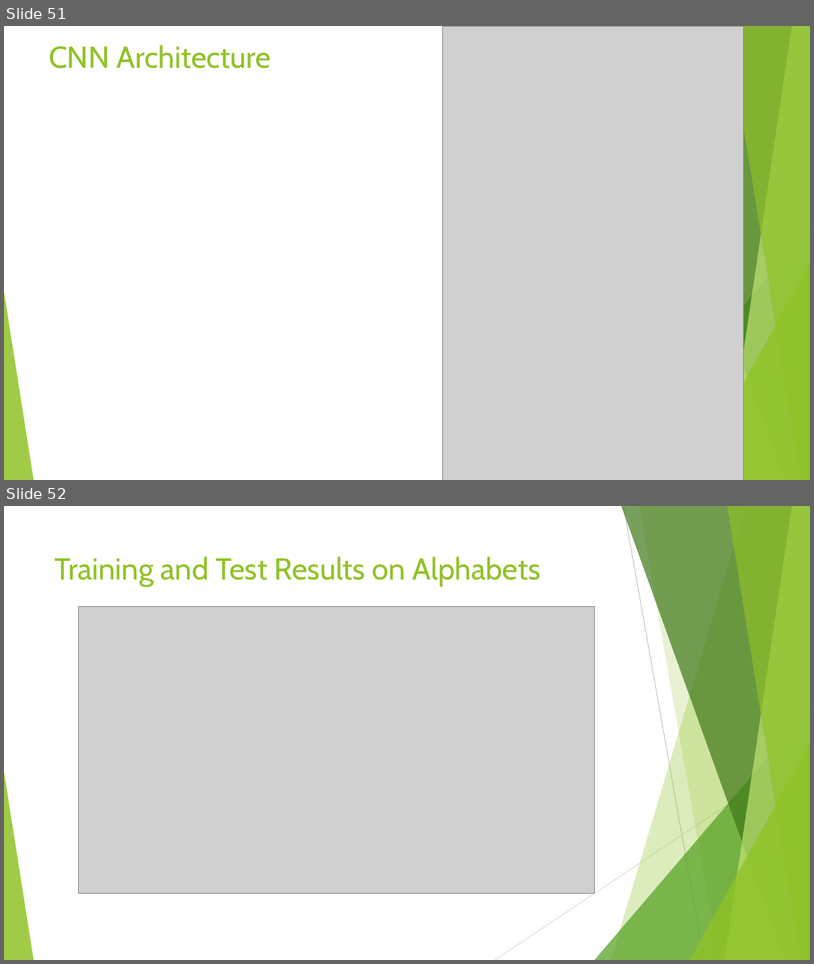
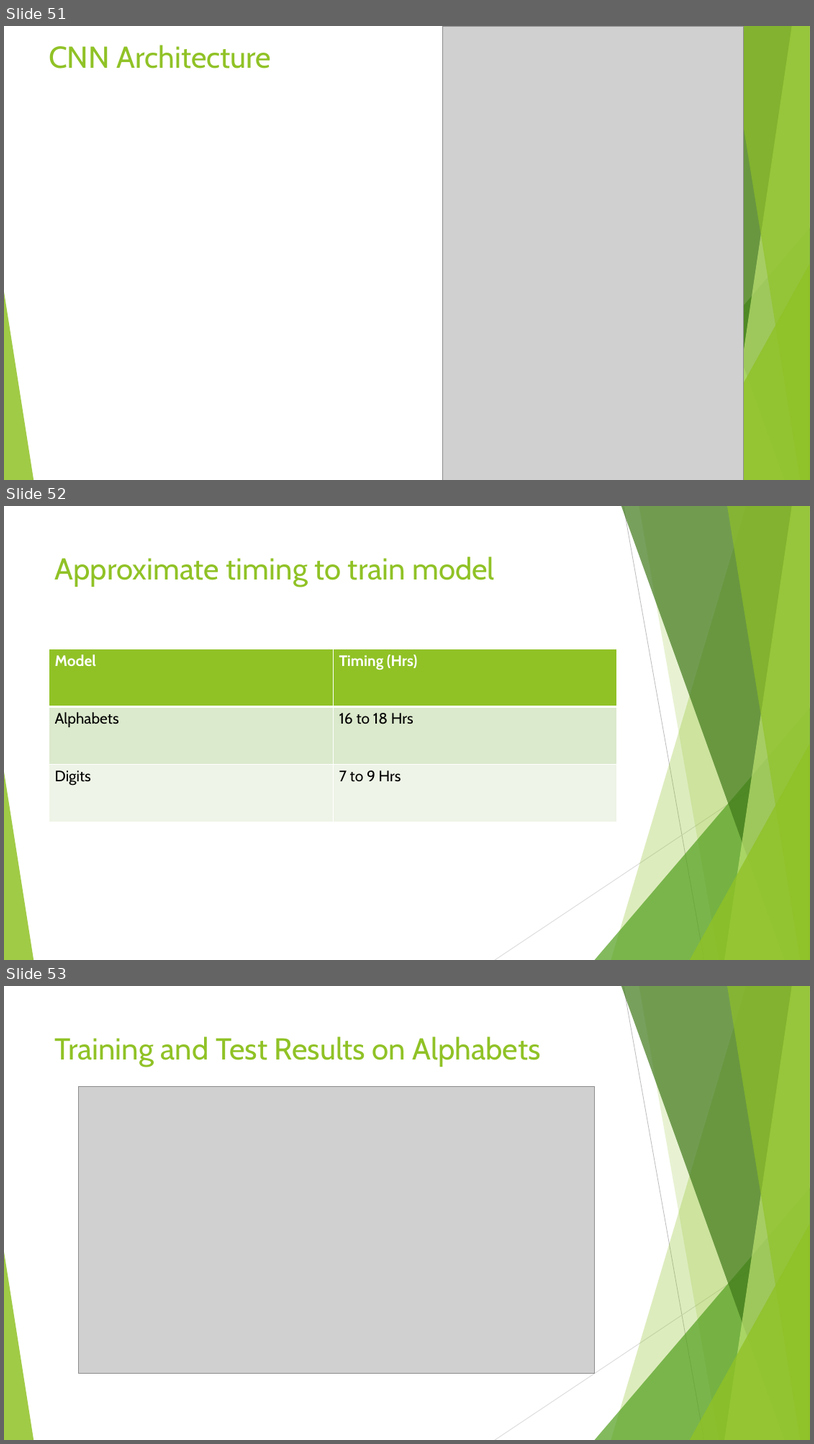
Before and after one commit to sandipgoswami/Mythesis, a slide deck: Sign language/Defence PPT/Sandip-thesis.pptx. Shown one above the other, each under a label of ours: slides 51 and 52 before the commit, slides 51, 52 and 53 after it. The pictures are 814x964 and 814x1444 pixels, drawn with LibreOffice and Linux fonts; fonts in the diff are those of the drawing; grey boxes stand for pictures. Boxes give left, top, right and bottom in pixels: in the first picture for what was removed or moved away, otherwise in the second. Text is boxed around its words. In the diff, an @@ line names an element or a change of style, - is before the commit and + after.

```diff
--- a/Sign language/Defence PPT/Sandip-thesis.pptx
+++ b/Sign language/Defence PPT/Sandip-thesis.pptx
@@ slide 52 added at [4, 506, 810, 960], background #FFFFFF; not listed: 10 template elements that a slide beside it also shows @@
@@ title added at [55, 556, 495, 587], 36 pt, text #90C226 @@
+Approximate timing to train model
@@ table added at [49, 649, 617, 822], 3 rows, 2 columns @@
+Model | Timing (Hrs)
+Alphabets | 16 to 18 Hrs
+Digits | 7 to 9 Hrs
@@ what was slide 52 is now slide 53 @@
```
Also in this commit, not shown: 1 other slide added, 1 slide removed, 2 other files.
